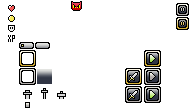
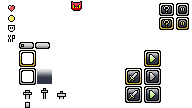
Before/after of a 192×108 layered artwork. What changed in the layer stack:
added group "Help Button" with 12 layers above "Pause Button" over [159, 3, 174, 30]
added group "Hover" (1st of 5, in "Help Button") with 5 layers in group "Help Button" over [159, 17, 174, 30]
added layer "Layer 50" in group "Hover" over [159, 17, 174, 30]
added layer "Layer 46 copy 2" in group "Hover" over [163, 20, 170, 27]
added layer "Layer 52" in group "Hover" over [164, 19, 169, 27]
added layer "Layer 27" (1st of 3, in "Help Button" › "Hover") in group "Hover" over [161, 19, 172, 28]
added layer "Layer 28" (1st of 3, in "Help Button" › "Hover") in group "Hover" over [160, 18, 173, 29]
added group "Normal" (1st of 5, in "Help Button") with 5 layers in group "Help Button" over [159, 3, 174, 16]
added layer "Layer 49" in group "Normal" over [159, 3, 174, 16]
added layer "Layer 46" in group "Normal" over [163, 6, 170, 13]
added layer "Layer 51" in group "Normal" over [164, 6, 169, 13]
added layer "Layer 47" in group "Normal" over [161, 6, 172, 13]
added layer "Layer 48" in group "Normal" over [160, 4, 173, 15]
